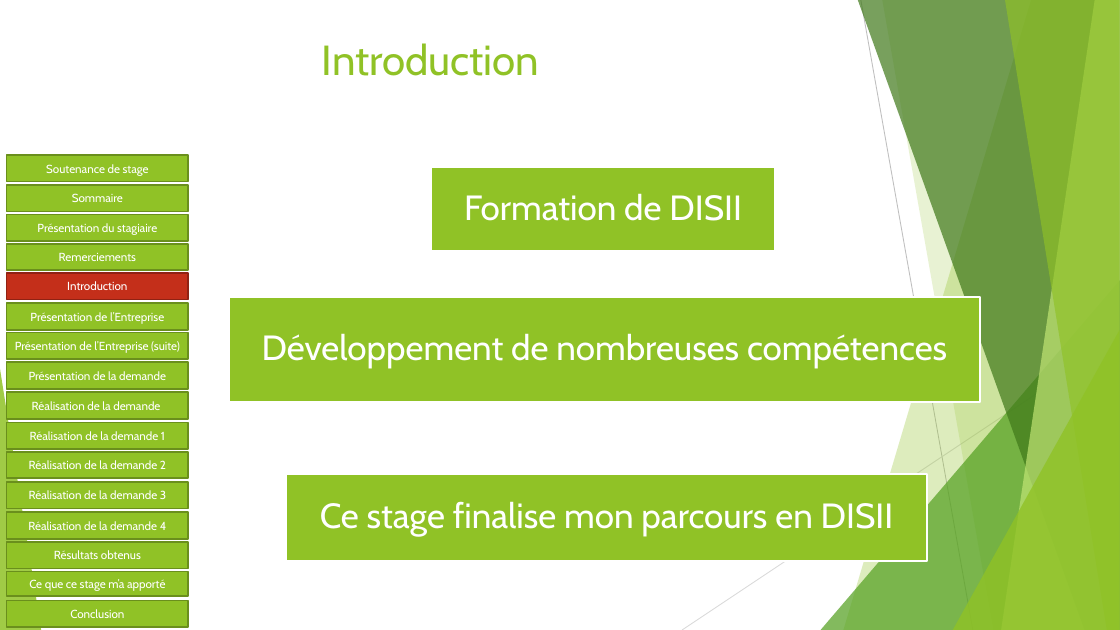
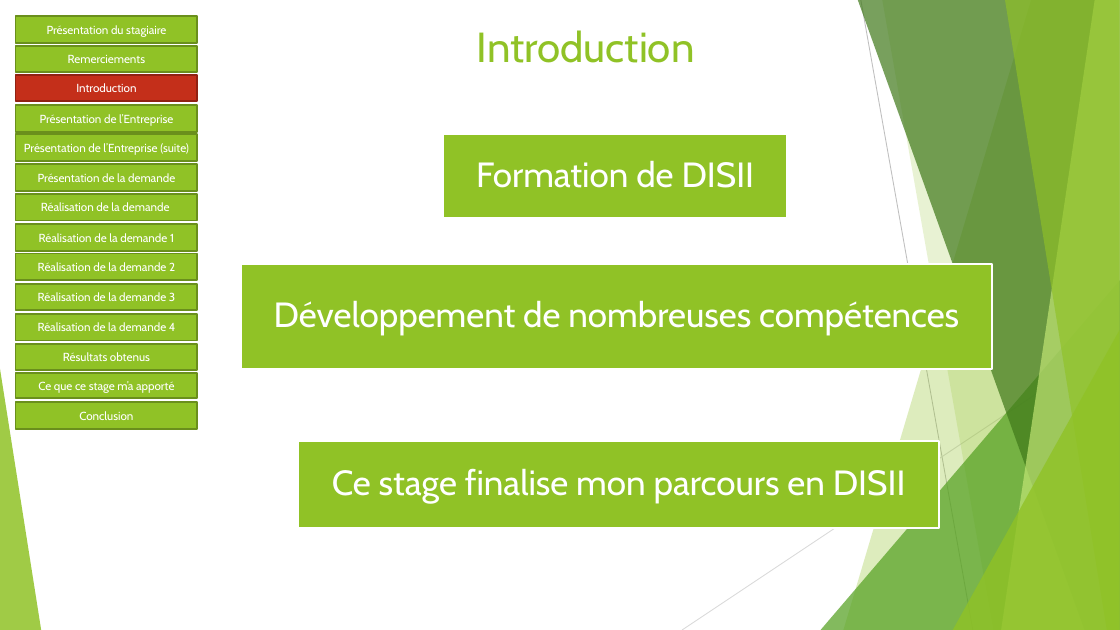
Before and after one commit to Sophie36/LASERSTORE, a slide deck: slide 5 of SOUTENANCE/Soutenance de stage.pptx. Drawn at 1120x630 pixels with LibreOffice and Linux fonts; fonts in the diff are those of the drawing. Boxes give left, top, right and bottom in pixels: in the first picture for what was removed or moved away, otherwise in the second. Text is boxed around its words. In the diff, an @@ line names an element or a change of style, - is before the commit and + after.

```diff
--- a/SOUTENANCE/Soutenance de stage.pptx
+++ b/SOUTENANCE/Soutenance de stage.pptx
@@ title "Introduction": place and size @@
-title "Introduction" at box(322, 43, 540, 76)
+title "Introduction" at box(477, 30, 695, 63)
@@ 14 rectangles: place and size @@
-14 rectangles at box(7, 214, 188, 628)
+14 rectangles at box(16, 16, 197, 429)
@@ text "Formation de DISII": place and size @@
-text "Formation de DISII" at box(464, 193, 742, 221)
+text "Formation de DISII" at box(476, 160, 755, 188)
@@ rectangle: place and size @@
-rectangle at box(431, 167, 776, 250)
+rectangle at box(444, 134, 788, 218)
@@ rectangle removed at box(7, 155, 188, 182) @@
-Soutenance de stage
@@ rectangle removed at box(7, 185, 188, 212) @@
-Sommaire
@@ 2 texts, 2 rectangles: place and size @@
-2 texts, 2 rectangles at box(229, 297, 981, 561)
+2 texts, 2 rectangles at box(241, 264, 992, 528)
```
Also in this commit, not shown: 15 other slides changed.
